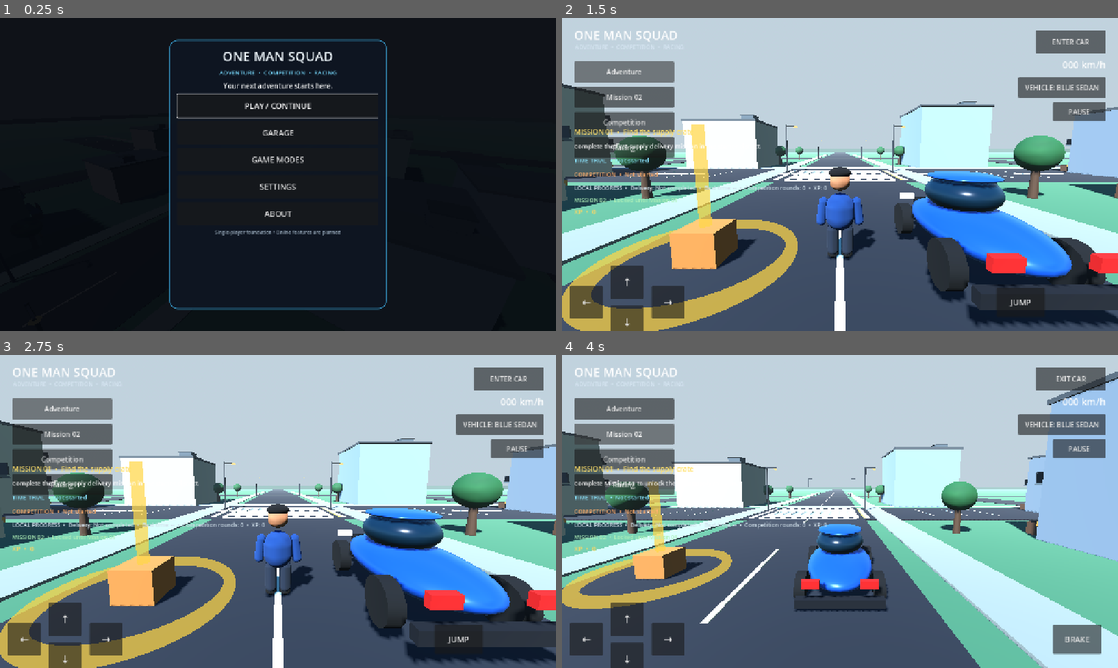
Above: before the commit, frames 1-4 (two rows, left to right).
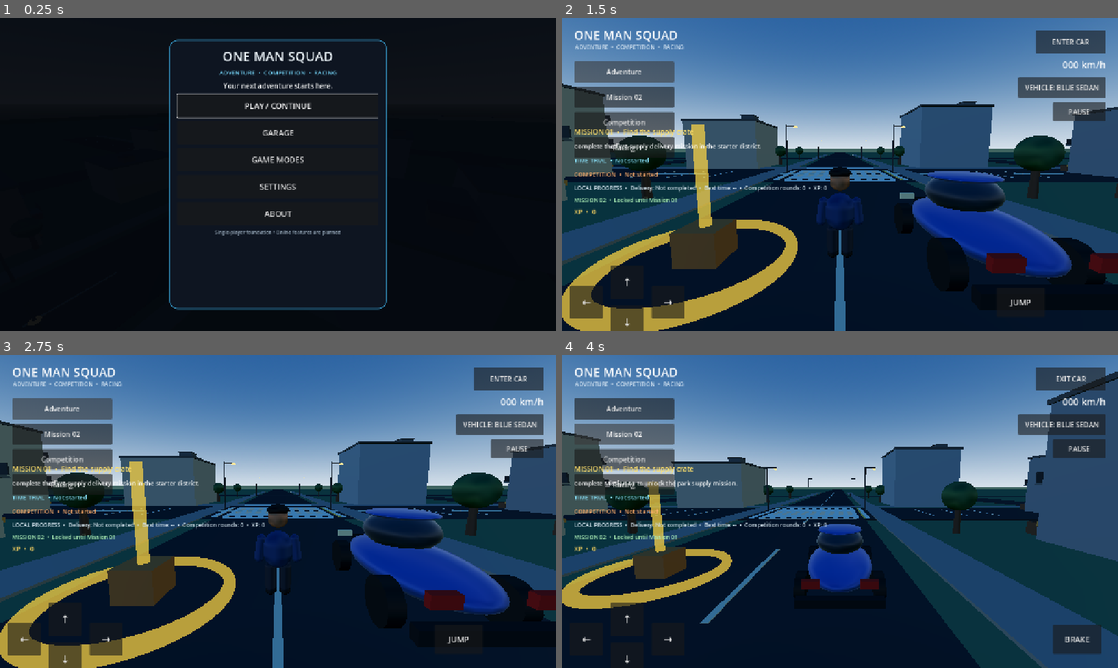
Above: after the commit, the same moments.

Repository: newgenerationnetwork617-ops/one-man-squad
Game: Godot game, scene res://scenes/main.tscn
Same seed, same stepped clock (60 frames per second), same inputs: the game is played once before the commit and once after it.
Inputs:
- Up to frame 1 (0.25 s): no input
- Up to frame 2 (1.5 s): click "PLAY / CONTINUE" at 0.5 s; click "Adventure" at 1.25 s
- Up to frame 3 (2.75 s): click "Adventure" at 2 s
- Up to frame 4 (4 s): click "ENTER CAR" at 2.75 s; click "Mission 02" at 3.5 s

The runs differ from the first frame. In frame 2, 82% of the frame differs, in the area x 0-100%, y 0-100%; in frame 3, 82%; in frame 4, 89%.

Commit message:
Integrate day night and weather controller into world startup

Diff:
--- a/scripts/main.gd
+++ b/scripts/main.gd
@@ -4,6 +4,7 @@
 const PLAYER_SCENE: PackedScene = preload("res://scenes/player.tscn")
 const CAR_SCENE: PackedScene = preload("res://scenes/starter_car.tscn")
 const SPORT_CAR_SCENE: PackedScene = preload("res://scenes/sport_car.tscn")
+const WORLD_CYCLE_SCRIPT = preload("res://scripts/world/world_cycle.gd")
 
 var player: CharacterBody3D
 var vehicle: CharacterBody3D
@@ -43,6 +44,7 @@
 var hud_root: Control
 var home_overlay: Control
 var menu_camera: Camera3D
+var world_cycle: Node
 var best_time_trial := 0.0
 var completed_competition_rounds := 0
 var records_label: Label
@@ -56,6 +58,10 @@
 	get_tree().paused = true
 	_load_progress()
 	_build_environment()
+	world_cycle = WORLD_CYCLE_SCRIPT.new()
+	world_cycle.name = "WorldCycle"
+	add_child(world_cycle)
+	world_cycle.configure(get_node("WorldEnvironment"), get_node("WorldSun"))
 	_build_test_district()
 	_build_park_plaza()
 	_spawn_player()
@@ -107,6 +113,7 @@
 
 func _build_environment() -> void:
 	var world_environment := WorldEnvironment.new()
+	world_environment.name = "WorldEnvironment"
 	var environment := Environment.new()
 	var sky := Sky.new()
 	var sky_material := ProceduralSkyMaterial.new()
@@ -127,6 +134,7 @@
 	add_child(world_environment)
 
 	var sunlight := DirectionalLight3D.new()
+	sunlight.name = "WorldSun"
 	sunlight.rotation_degrees = Vector3(-48.0, -28.0, 0.0)
 	sunlight.light_energy = 1.25
 	sunlight.shadow_enabled = true
